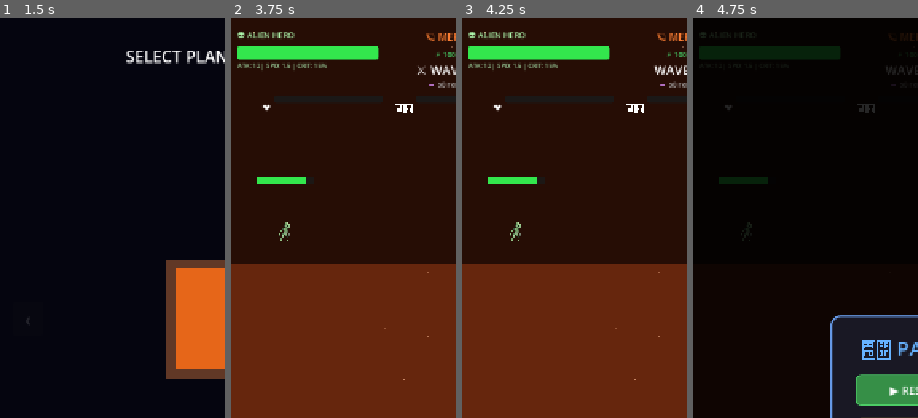
Above: before the commit, frames 1-4 (left to right).
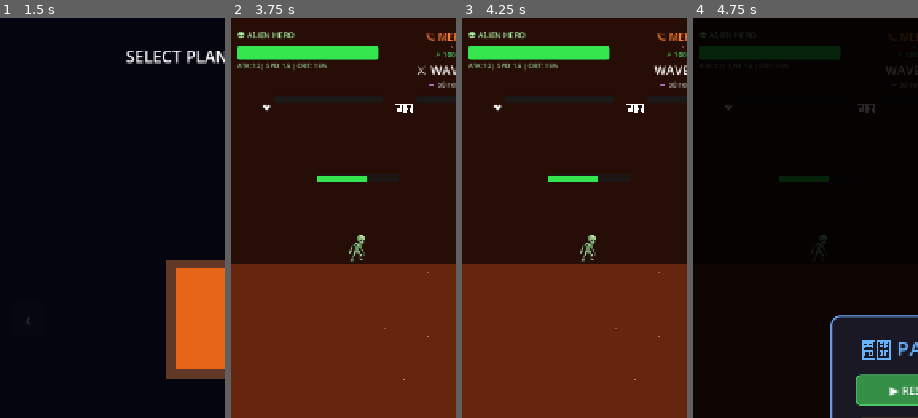
Above: after the commit, the same moments.

Repository: toms-beatz/the-click-of-fate
Game: Godot game, scene res://scenes/ui/main_menu.tscn
Same seed, same stepped clock (60 frames per second), same inputs: the game is played once before the commit and once after it.
Inputs:
- Up to frame 1 (1.5 s): click "▶ PLAY" at 0.5 s; click "▶ PLAY" at 1.25 s
- Up to frame 2 (3.75 s): click "TAP TO CONTINUE ▶" at 2 s; click "TAP TO CONTINUE ▶" at 2.75 s; click "TAP TO CONTINUE ▶" at 3.5 s
- Up to frame 3 (4.25 s): no input
- Up to frame 4 (4.75 s): click "⏸️" at 4.25 s
The pictures show only the part of the screen within x 0-50%, y 0-50%; the shares and areas given below are measured in that part.

Frame 1 is identical in both runs. In frame 2, 1.0% of the frame differs, in the area x 11-61%, y 39-61%; in frame 3, 1.0%; in frame 4, 0.8%.

Commit message:
update->army

Diff:
--- a/scenes/game_combat_scene.gd
+++ b/scenes/game_combat_scene.gd
@@ -86,6 +86,7 @@
 var is_boss_wave: bool = false
 var current_boss: BaseEnemy = null
 var boss_visual: Control = null
+var wave_bonus_multiplier: float = 1.0  # BMAD Mode: Boost cumulatif par vague complétée
 
 ## Cinematic System
 var cinematic_layer: CanvasLayer
@@ -211,7 +212,13 @@
 ## Scaling par vague
 const WAVE_HP_SCALING := 1.15  # +15% HP par vague
 const WAVE_ATK_SCALING := 1.1  # +10% ATK par vague
-const ENEMIES_PER_WAVE := [2, 3, 3, 4, 5]  # Nombre d'ennemis par vague
+## Nombre d'ennemis par vague - par planète [Mercury, Venus, Mars, Earth]
+const ENEMIES_PER_WAVE := {
+	0: [6, 8, 8, 10, 10],      # Mercury (était [3,4,4,5,5])
+	1: [8, 10, 10, 12, 12],    # Venus (était [4,5,5,6,6])
+	2: [8, 10, 12, 12, 14],    # Mars (était [4,5,6,6,7])
+	3: [10, 12, 12, 14, 16],   # Earth (était [5,6,6,7,8])
+}
 
 ## Récompenses
 const ENEMY_KILL_REWARD := 8
@@ -226,6 +233,9 @@
 		# Marquer le début de la session pour pouvoir restore on retry
 		SaveManager.start_session()
 		coins_earned_this_run = 0
+
+	# BMAD Mode: Réinitialiser le multiplicateur de vague pour chaque nouvelle planète
+	wave_bonus_multiplier = 1.0
 
 	_setup_background()
 	_setup_combat_zone()
@@ -310,16 +320,16 @@
 
 	var viewport_size: Vector2 = get_viewport().get_visible_rect().size
 
-	# Container pour le héros (côté gauche - 12% de la largeur)
+	# Container pour le héros (côté gauche - rapproché du centre - BMAD MODE)
 	hero_container = Control.new()
 	hero_container.name = "HeroContainer"
-	hero_container.position = Vector2(viewport_size.x * 0.12, viewport_size.y * 0.35)
+	hero_container.position = Vector2(viewport_size.x * 0.28, viewport_size.y * 0.40)  # BMAD: rapproché du centre
 	combat_zone.add_child(hero_container)
 
-	# Container pour les ennemis (côté droit - 70% de la largeur)
+	# Container pour les ennemis (côté droit - rapproché du centre - BMAD MODE)
 	enemy_container = Control.new()
 	enemy_container.name = "EnemyContainer"
-	enemy_container.position = Vector2(viewport_size.x * 0.70, viewport_size.y * 0.31)
+	enemy_container.position = Vector2(viewport_size.x * 0.68, viewport_size.y * 0.40)  # BMAD: rapproché du centre
 	combat_zone.add_child(enemy_container)
 
 	# Sol/Platform visuel (couvre toute la largeur)
@@ -406,7 +416,7 @@
 
 	# Sprite principal du héros (taille relative au viewport)
 	var viewport_size: Vector2 = get_viewport().get_visible_rect().size
-	var sprite_width: int = mini(150, int(viewport_size.x * 0.20))  # Max 20% de la largeur
+	var sprite_width: int = mini(200, int(viewport_size.x * 0.28))  # Max 28% de la largeur - HÉROS PLUS GRAND
 	var sprite_height := sprite_width * 1.2  # Ratio 1.2 pour le héros
 
 	hero_sprite = TextureRect.new()
@@ -1084,9 +1094,10 @@
 		wave_label.text = "WAVE %d / %d" % [current_wave, total_waves]
 		wave_label.add_theme_color_override("font_color", Color.WHITE)
 
-	# Déterminer le nombre d'ennemis pour cette vague
-	var wave_idx := clampi(current_wave - 1, 0, ENEMIES_PER_WAVE.size() - 1)
-	enemies_in_wave = ENEMIES_PER_WAVE[wave_idx]
+	# Déterminer le nombre d'ennemis pour cette vague (selon la planète)
+	var wave_idx := clampi(current_wave - 1, 0, 4)  # Max 5 waves
+	var planet_enemies = ENEMIES_PER_WAVE.get(current_planet, ENEMIES_PER_WAVE[0])
+	enemies_in_wave = planet_enemies[wave_idx]
 
 	for i in range(enemies_in_wave):
 		await get_tree().create_timer(0.4).timeout
@@ -1113,10 +1124,19 @@
 	enemy_stats.crit_chance = 0.05 + (current_wave * 0.01)  # +1% crit par vague
 	enemy.base_stats = enemy_stats
 
-	# Position relative à l'écran
+	# Position relative à l'écran - BMAD MODE: ennemis rapprochés comme une armée
 	var viewport_size: Vector2 = get_viewport().get_visible_rect().size
-	var enemy_spacing: float = viewport_size.x * 0.10  # 10% de la largeur entre chaque ennemi
-	enemy.position = Vector2(index * enemy_spacing, index * 35 - 35)
+	# Formation matricielle: 4 rangées, colonnes dynamiques
+	var enemy_spacing_x: float = viewport_size.x * 0.045  # 4.5% (était 10%) - armée compacte
+	var enemy_spacing_y: float = 35.0  # Vertical spacing entre rangées
+	var rows: int = 4
+	var cols: int = int((enemies_in_wave + rows - 1) / rows)
+	var row: int = int(index % rows)
+	var col: int = int(index / rows)
+	# Centrer la formation autour de (0, 0) du container
+	var offset_x: float = -(cols - 1) * enemy_spacing_x * 0.5
+	var offset_y: float = -60.0
+	enemy.position = Vector2(col * enemy_spacing_x + offset_x, row * enemy_spacing_y + offset_y)
 	enemy_container.add_child(enemy)
 
 	# Créer le visuel de l'ennemi
@@ -1148,7 +1168,7 @@
 
 	# Taille relative au viewport
 	var viewport_size: Vector2 = get_viewport().get_visible_rect().size
-	var body_width: int = mini(50, int(viewport_size.x * 0.07))
+	var body_width: int = mini(80, int(viewport_size.x * 0.11))  # ENNEMIS PLUS GRANDS
 	var body_height: int = int(body_width * 1.4)
 	var sprite_size := Vector2(body_width * 2, body_height * 2)
 
@@ -1524,6 +1544,8 @@
 
 	current_wave += 1
 	if current_wave <= total_waves:
+		# BMAD Mode: Appliquer le boost de vague AVANT la prochaine vague (mais pas au boss)
+		_apply_wave_bonus_to_hero()
 		await get_tree().create_timer(1.5).timeout
 		_show_floating_text("⚔️ WAVE %d ⚔️" % current_wave, center_pos + Vector2(0, 30), Color.WHITE, 36)
 		await get_tree().create_timer(0.8).timeout
@@ -1538,6 +1560,39 @@
 		await get_tree().create_timer(1.0).timeout
 		_spawn_boss()
 		state_machine.start_combat()
+
+
+func _apply_wave_bonus_to_hero() -> void:
+	# BMAD Mode: Boost de +10% ATK et +10% HP pour chaque vague complétée
+	wave_bonus_multiplier += 0.10  # Accumule: Wave1=1.10x, Wave2=1.20x, etc.
+
+	var hero_visual: Control = hero_container.get_node_or_null("HeroVisual")
+	if not hero_visual:
+		push_error("[GameCombat] Hero visual not found for wave bonus!")
+		return
+
+	# Appliquer le boost aux stats du héros
+	if hero:
+		hero.base_stats.attack = int(hero.base_stats.attack * 1.10)
+		hero.base_stats.max_hp = int(hero.base_stats.max_hp * 1.10)
+		# Remplir la HP au maximum pour équité
+		hero.base_stats.current_hp = hero.base_stats.max_hp
+
+	# Affichage du boost avec une animation
+	var boost_text_pos := hero_container.position + Vector2(-50, -120)
+	_show_floating_text("⚡ POWER UP x%.2f ⚡" % wave_bonus_multiplier, boost_text_pos, Color(1.0, 0.85, 0.3), 24)
+
+	# Animation de scintillement du héros
+	if hero_visual:
+		var tween := create_tween()
+		tween.set_parallel(true)
+		tween.tween_property(hero_visual, "modulate", Color(1.5, 1.5, 1.5, 1.0), 0.2)
+		tween.tween_property(hero_visual, "scale", Vector2(1.15, 1.15), 0.2)
+		tween.chain()
+		tween.tween_property(hero_visual, "modulate", Color.WHITE, 0.2)
+		tween.tween_property(hero_visual, "scale", Vector2(1.0, 1.0), 0.2)
+
+	print("[GameCombat] Wave bonus applied! Multiplier now: %.2f (ATK: %.2fx, HP: %.2fx)" % [wave_bonus_multiplier, wave_bonus_multiplier, wave_bonus_multiplier])
 
 
 func _on_hero_hp_changed(_current: int, _max_hp: int) -> void:
@@ -2164,8 +2219,9 @@
 
 	var visual := Control.new()
 	visual.name = "BossVisual"
-	var base_size: int = mini(180, int(viewport_size.x * 0.25))  # Max 25% de la largeur
-	var size_mult: float = 1.4 if is_final_boss else 1.0
+	# BMAD Mode: Boss prend 60% de l'espace (était 25%)
+	var base_size: int = mini(432, int(viewport_size.x * 0.60))  # 60% de la largeur!
+	var size_mult: float = 1.25 if is_final_boss else 1.0  # Dr. Mortis: 75% total (432 * 1.25 = 540px)
 	visual.custom_minimum_size = Vector2(base_size, base_size * 1.1) * size_mult
 
 	# Container pour le boss (centré)
Not shown: 1 places in node_2d.tscn that only renumber resources
Not shown, added: _bmad-output/planning-artifacts/BACKEND-SYNC-SUMMARY.md
Not shown, added: _bmad-output/planning-artifacts/COF-804-IMPLEMENTATION-COMPLETE.md
Not shown, added: _bmad-output/planning-artifacts/WAVE-EXPERIENCE-IMPROVEMENTS.md
Not shown, changed: _bmad-output/planning-artifacts/stories/COF-801-planet-data-configuration.md
Not shown, changed: _bmad-output/planning-artifacts/stories/COF-802-enemy-type-definitions.md
Not shown, added: _bmad-output/planning-artifacts/stories/COF-804-bmad-mode-army-formation.md
Not shown, added: _bmad-output/planning-artifacts/stories/COF-805-bmad-boss-size-wave-scaling.md
